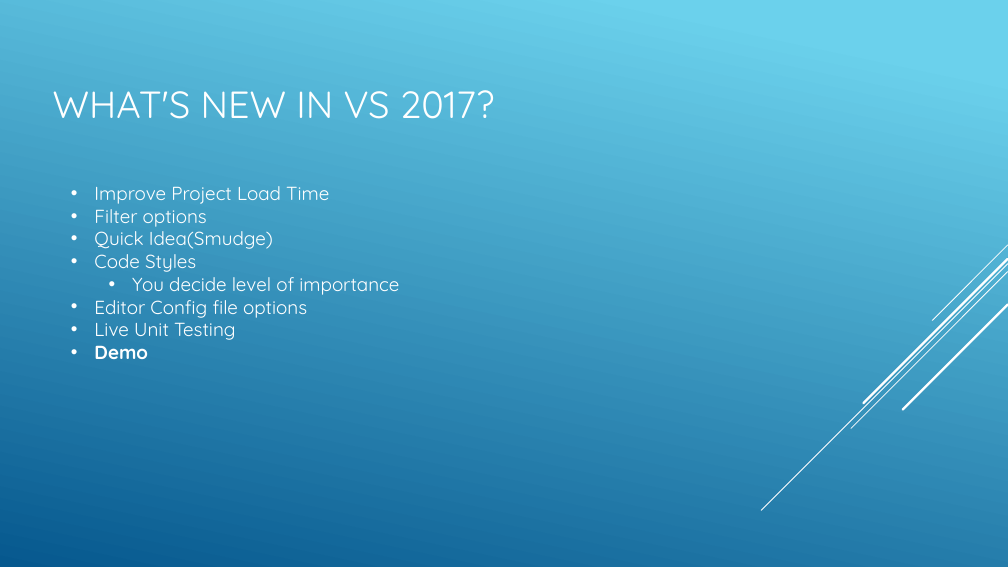
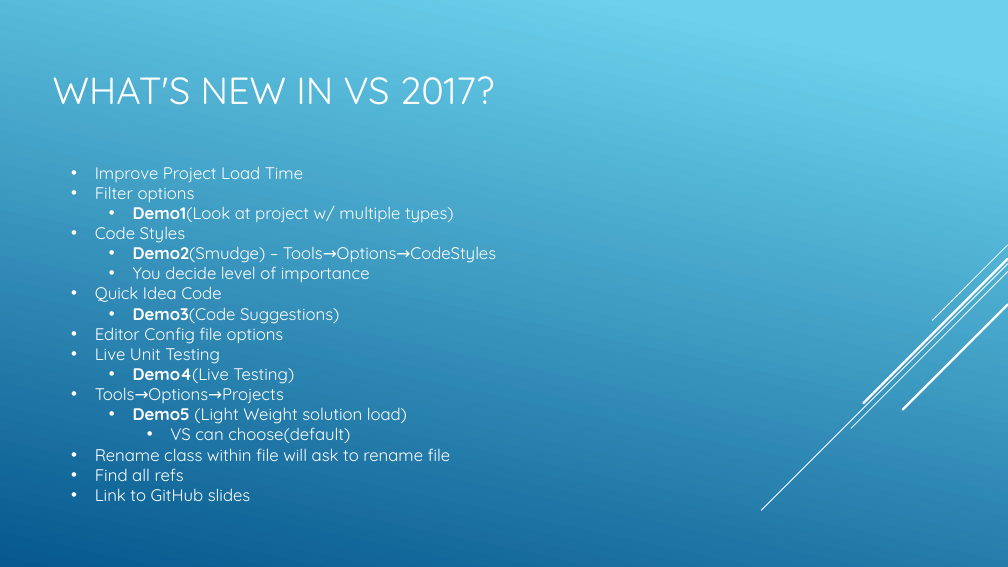
Before and after one commit to Bercet23/VSLive2017, a slide deck: slide 2 of VS LIVE 2017 Chicago.pptx. Drawn at 1008x567 pixels with LibreOffice and Linux fonts; fonts in the diff are those of the drawing. Boxes give left, top, right and bottom in pixels: in the first picture for what was removed or moved away, otherwise in the second. Text is boxed around its words. In the diff, an @@ line names an element or a change of style, - is before the commit and + after.

```diff
--- a/VS LIVE 2017 Chicago.pptx
+++ b/VS LIVE 2017 Chicago.pptx
@@ title "WHAT'S NEW IN VS 2017?": place and size @@
-title "WHAT'S NEW IN VS 2017?" at (53,90,494,119)
+title "WHAT'S NEW IN VS 2017?" at (53,76,494,105)
@@ text "Improve Project Load Time": place and size @@
-text "Improve Project Load Time" at (94,186,399,359)
+text "Improve Project Load Time" at (95,166,496,501)
@@ text at (95,166,370,364): size 18 to 16 pt in "Improve Project Load Time", "Filter options", "Code Styles", "You decide level of importance" and 2 more places @@
@@ text at (133,201,454,223): text changed; size 18 to 16 pt @@
-• Quick Idea(Smudge)
+  • Demo1(Look at project w/ multiple types)
@@ text at (133,242,496,263): paragraph added @@
+  • Demo2(Smudge) – Tools→Options→CodeStyles
@@ text at (95,286,339,324): paragraphs added @@
+• Quick Idea Code
+  • Demo3(Code Suggestions)
@@ text at (95,363,451,501): text changed; size 18 to 16 pt; bold off @@
-• Demo
+  • Demo4(Live Testing)
+• Tools→Options→Projects
+  • Demo5 (Light Weight solution load)
+    • VS can choose(default)
+• Rename class within file will ask to rename file
+• Find all refs
+• Link to GitHub slides
```
Also in this commit, not shown: 1 other slide changed.
